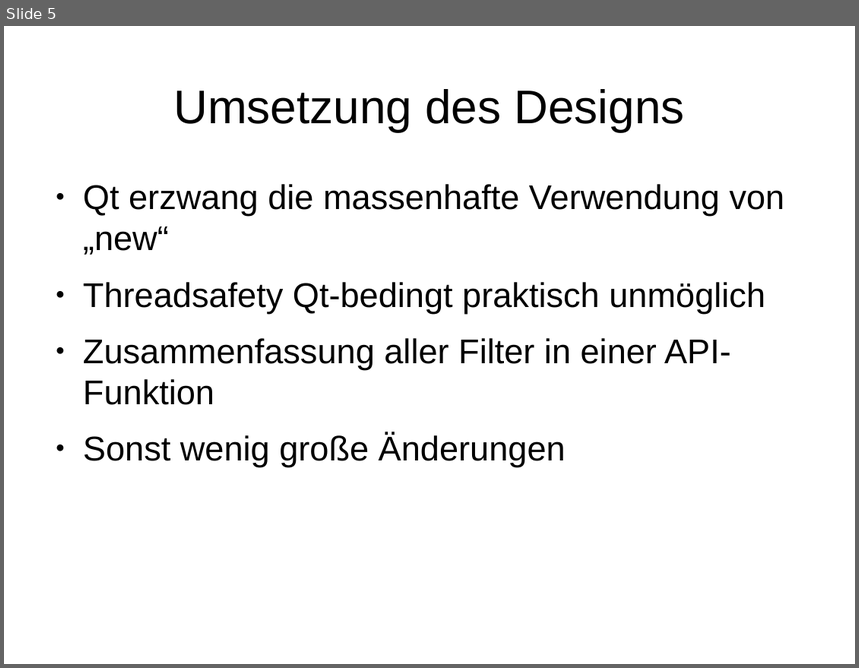
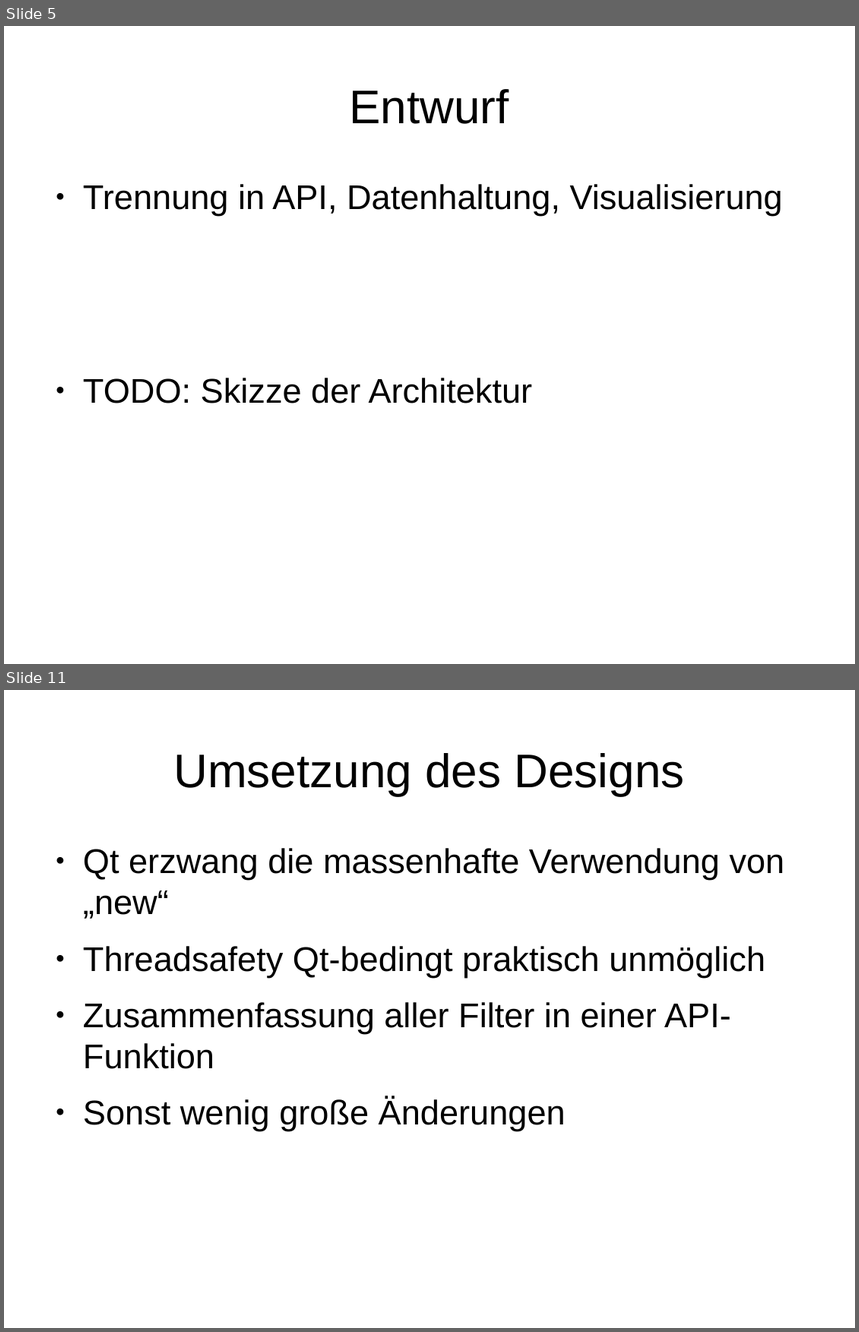
Before and after one commit to CVVisualPSETeam/Dokumente, a slide deck: Presentation/presentation.odp. Shown one above the other, each under a label of ours: slide 5 before the commit, slides 5 and 11 after it; the slides between them are not shown. The pictures are 859x668 and 859x1332 pixels, drawn with LibreOffice and Linux fonts; fonts in the diff are those of the drawing. Boxes give left, top, right and bottom in pixels: in the first picture for what was removed or moved away, otherwise in the second. Text is boxed around its words. In the diff, an @@ line names an element or a change of style, - is before the commit and + after.

```diff
--- a/Presentation/presentation.odp
+++ b/Presentation/presentation.odp
@@ slide 5 added at (4, 26, 855, 664), background #FFFFFF @@
@@ title added at (350, 89, 509, 124), 44 pt, text #000000 @@
+Entwurf
@@ text added at (83, 184, 783, 216), 32 pt, text #000000 @@
+● Trennung in API, Datenhaltung, Visualisierung
@@ text added at (83, 378, 533, 404), 32 pt, text #000000 @@
+● TODO: Skizze der Architektur
@@ what was slide 5 is now slide 11 @@
```
Also in this commit, not shown: 4 slides changed, 8 other slides added.
